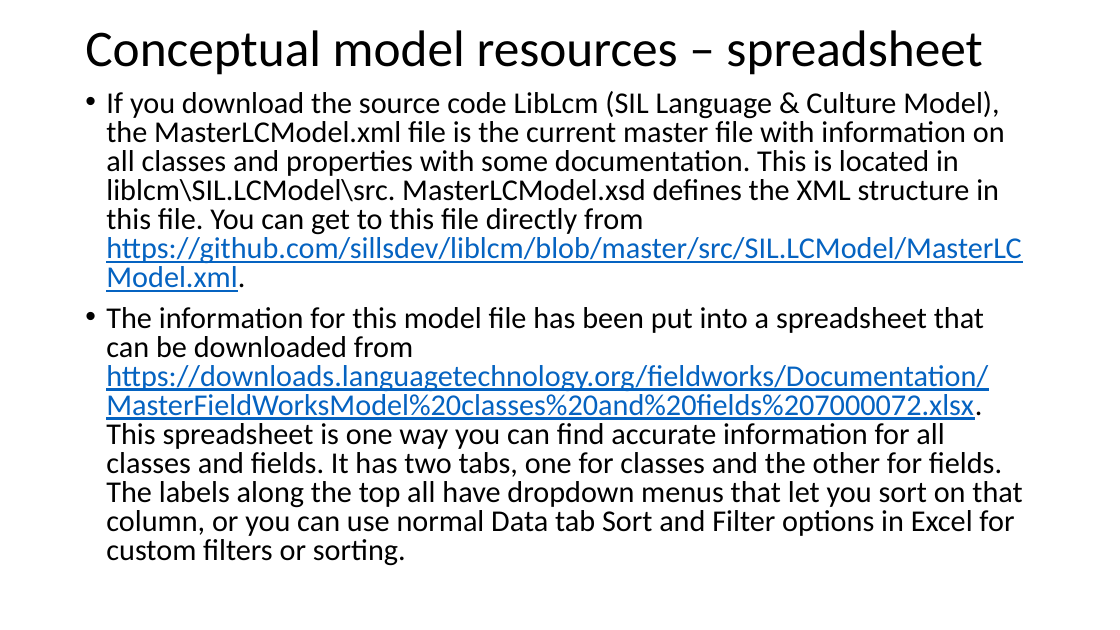
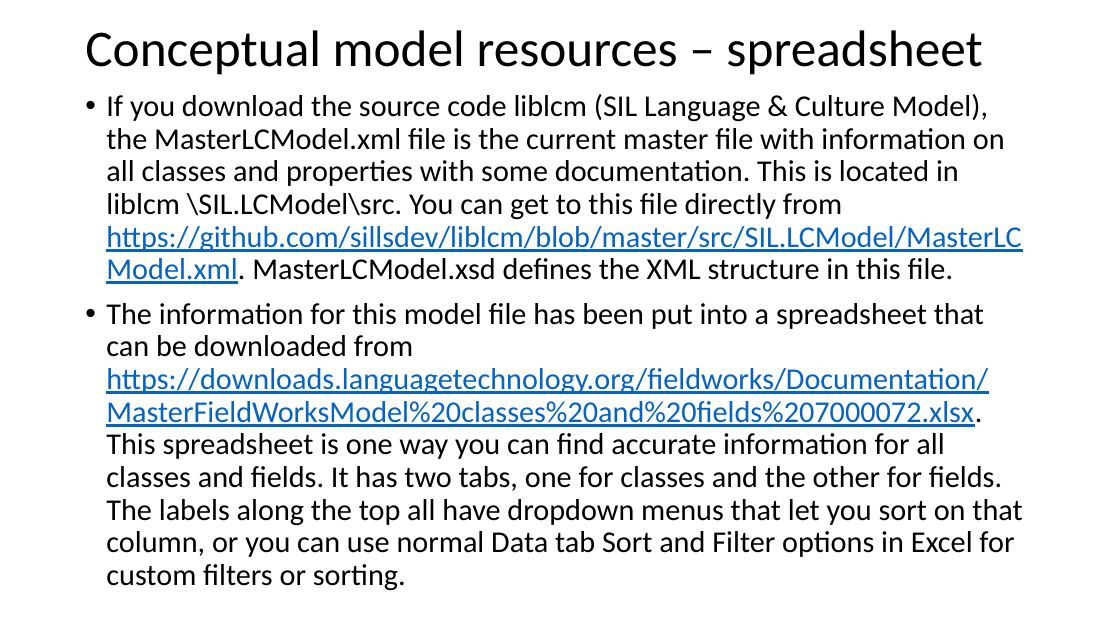
Before and after one commit to sillsdev/FwDocumentation, a slide deck: slide 54 of HelpResourcesSources/TechnicalNotes/FLEx 9.1 Conceptual Model-basic concepts and resources.pptx. Drawn at 1120x630 pixels with LibreOffice and Linux fonts; fonts in the diff are those of the drawing. Boxes give left, top, right and bottom in pixels: in the first picture for what was removed or moved away, otherwise in the second. Text is boxed around its words. In the diff, an @@ line names an element or a change of style, - is before the commit and + after.

Commit message:
Flex and Python conceptual model files
Added Python file and updates other files.

```diff
--- a/HelpResourcesSources/TechnicalNotes/FLEx 9.1 Conceptual Model-basic concepts and resources.pptx
+++ b/HelpResourcesSources/TechnicalNotes/FLEx 9.1 Conceptual Model-basic concepts and resources.pptx
@@ text at <box>106,94,1021,284</box>: text changed @@
-• If you download the source code LibLcm (SIL Language & Culture Model), the MasterLCModel.xml file is the current master file with information on all classes and properties with some documentation. This is located in liblcm\SIL.LCModel\src. MasterLCModel.xsd defines the XML structure in this file. You can get to this file directly from https://github.com/sillsdev/liblcm/blob/master/src/SIL.LCModel/MasterLCModel.xml.
+• If you download the source code liblcm (SIL Language & Culture Model), the MasterLCModel.xml file is the current master file with information on all classes and properties with some documentation. This is located in liblcm \SIL.LCModel\src. You can get to this file directly from https://github.com/sillsdev/liblcm/blob/master/src/SIL.LCModel/MasterLCModel.xml. MasterLCModel.xsd defines the XML structure in this file.
@@ text at <box>106,303,1022,591</box>: line spacing 0.8 to 0.9 @@
```
Also in this commit, not shown: 23 other slides changed, 1 slide added, 3 other files.
